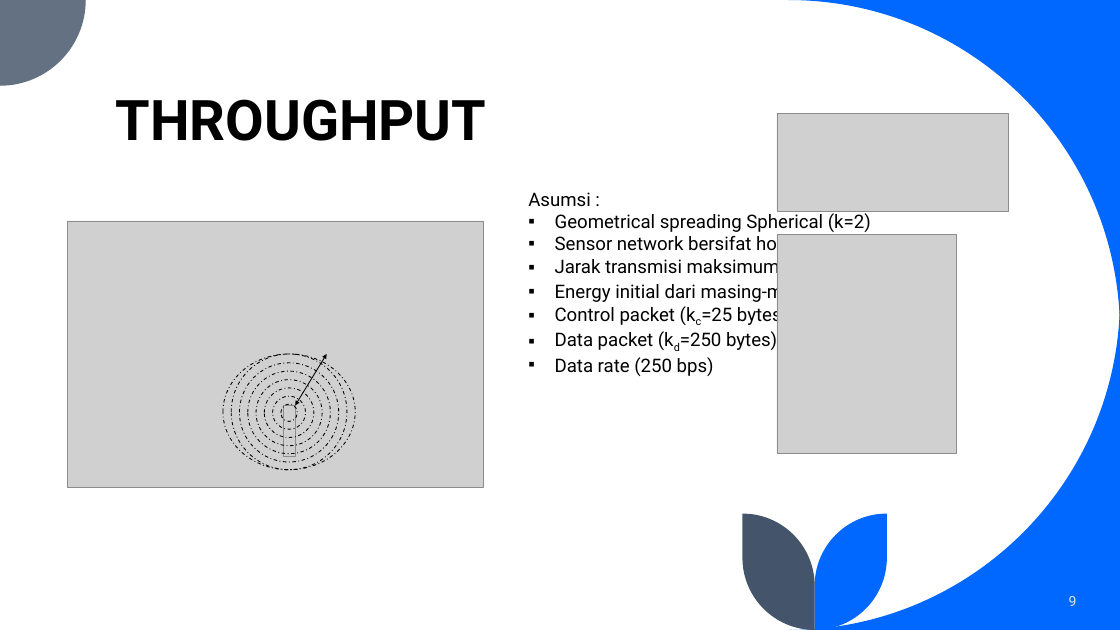
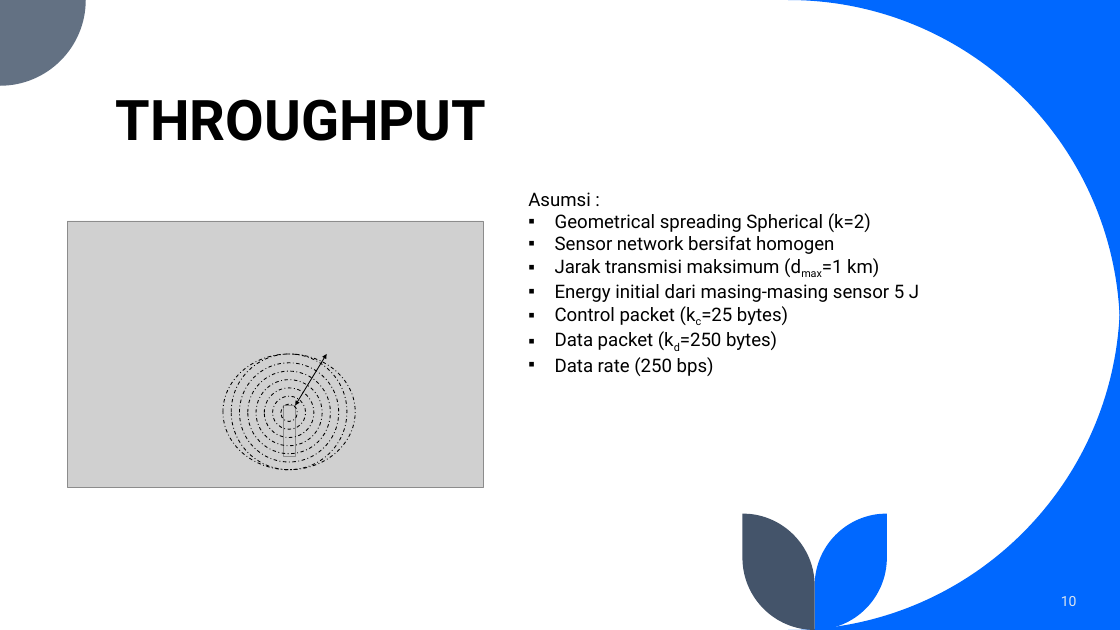
Before and after one commit to BiggusMaximus/Multi-Hop-Q-Learning-LEACH, a slide deck: slide 10 of bimbingan/Bimbingan 3.pptx (slide 9 before the commit). Drawn at 1120x630 pixels with LibreOffice and Linux fonts; fonts in the diff are those of the drawing; grey boxes stand for pictures. Boxes give left, top, right and bottom in pixels: in the first picture for what was removed or moved away, otherwise in the second. Text is boxed around its words. In the diff, an @@ line names an element or a change of style, - is before the commit and + after.

```diff
--- a/bimbingan/Bimbingan 3.pptx
+++ b/bimbingan/Bimbingan 3.pptx
@@ picture removed at [777,113,1008,212] @@
@@ picture removed at [777,234,957,454] @@
@@ page number at [1061,596,1077,606]: text changed @@
-9
+10
```
Also in this commit, not shown: 4 other slides changed, 4 slides added, 23 other files.
